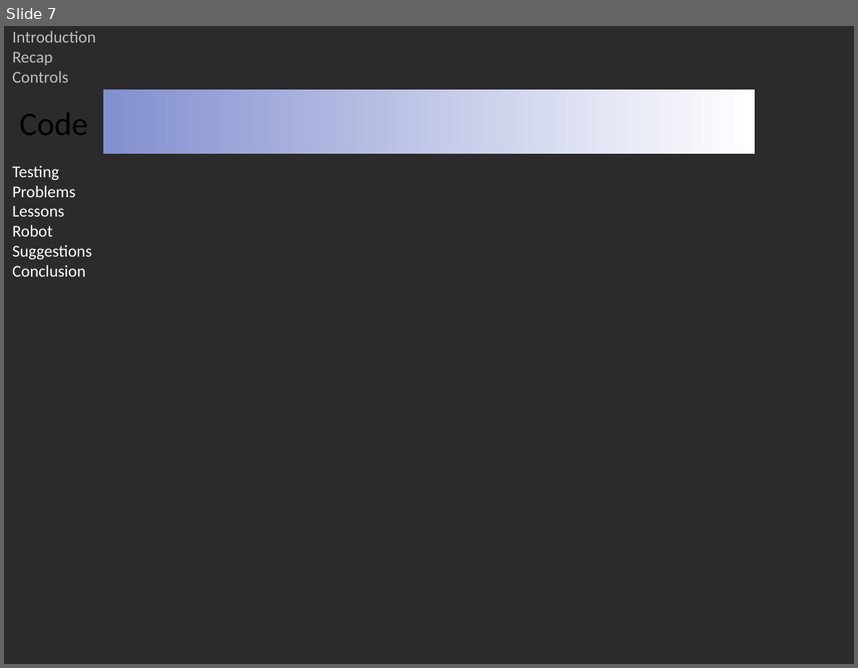
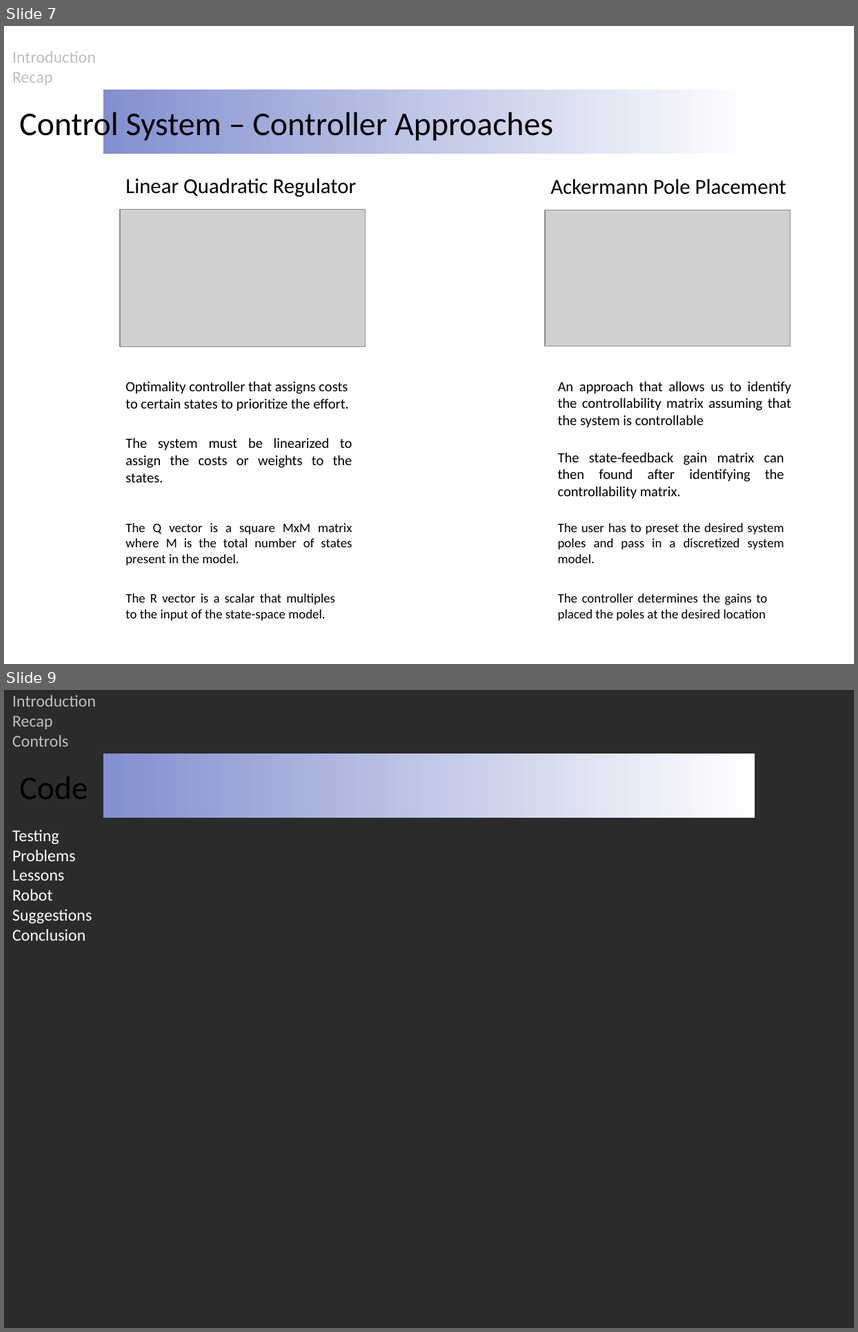
Before and after one commit to ruffsl/ROBO, a slide deck: Documentation/Final/Final Presentation.pptx. Shown one above the other, each under a label of ours: slide 7 before the commit, slides 7 and 9 after it; the slides between them are not shown. The pictures are 858x668 and 858x1332 pixels, drawn with LibreOffice and Linux fonts; fonts in the diff are those of the drawing; grey boxes stand for pictures; background and template pictures are left out; a plain dark background stands for a picture behind light text. Boxes give left, top, right and bottom in pixels: in the first picture for what was removed or moved away, otherwise in the second. Text is boxed around its words. In the diff, an @@ line names an element or a change of style, - is before the commit and + after.

Commit message:
Added Control Systems slides

```diff
--- a/Documentation/Final/Final Presentation.pptx
+++ b/Documentation/Final/Final Presentation.pptx
@@ slide 7 added at [4, 26, 854, 664], background picture (left out) @@
@@ text added at [12, 51, 96, 85], 14 pt, text #BFBFBF @@
+Introduction
+Recap
@@ text added at [19, 107, 553, 143], 28 pt, text #000000 @@
+Control System – Controller Approaches
@@ rectangle added at [103, 89, 755, 154], fill gradient #8390CF to #FFFFFF @@
@@ text added at [4, 157, 238, 305], 14 pt, text #FFFFFF @@
+Code
+Testing
+Problems
+Lessons
+Robot
+Suggestions
+Conclusion
@@ text added at [125, 178, 357, 197], 18 pt, text #000000 @@
+Linear Quadratic Regulator
@@ text added at [550, 178, 786, 194], 18 pt, text #000000 @@
+Ackermann Pole Placement
@@ picture added at [120, 210, 366, 346] @@
@@ picture added at [545, 210, 791, 345] @@
@@ text added at [125, 381, 349, 411], 12 pt, text #000000 @@
+Optimality controller that assigns costs to certain states to prioritize the effort.
@@ text added at [558, 381, 791, 428], 12 pt, text #000000 @@
+An approach that allows us to identify the controllability matrix assuming that the system is controllable
@@ text added at [125, 437, 352, 482], 12 pt, text #000000 @@
+The system must be linearized to assign the costs or weights to the states.
@@ text added at [558, 452, 784, 499], 12 pt, text #000000 @@
+The state-feedback gain matrix can then found after identifying the controllability matrix.
@@ text added at [125, 523, 352, 565], 11 pt, text #000000 @@
+The Q vector is a square MxM matrix where M is the total number of states present in the model.
@@ text added at [558, 523, 784, 563], 11 pt, text #000000 @@
+The user has to preset the desired system poles and pass in a discretized system model.
@@ text added at [125, 593, 335, 620], 11 pt, text #000000 @@
+The R vector is a scalar that multiples to the input of the state-space model.
@@ text added at [558, 593, 767, 620], 11 pt, text #000000 @@
+The controller determines the gains to placed the poles at the desired location
@@ what was slide 7 is now slide 9 @@
```
Also in this commit, not shown: 1 slide changed, 1 other slide added.
